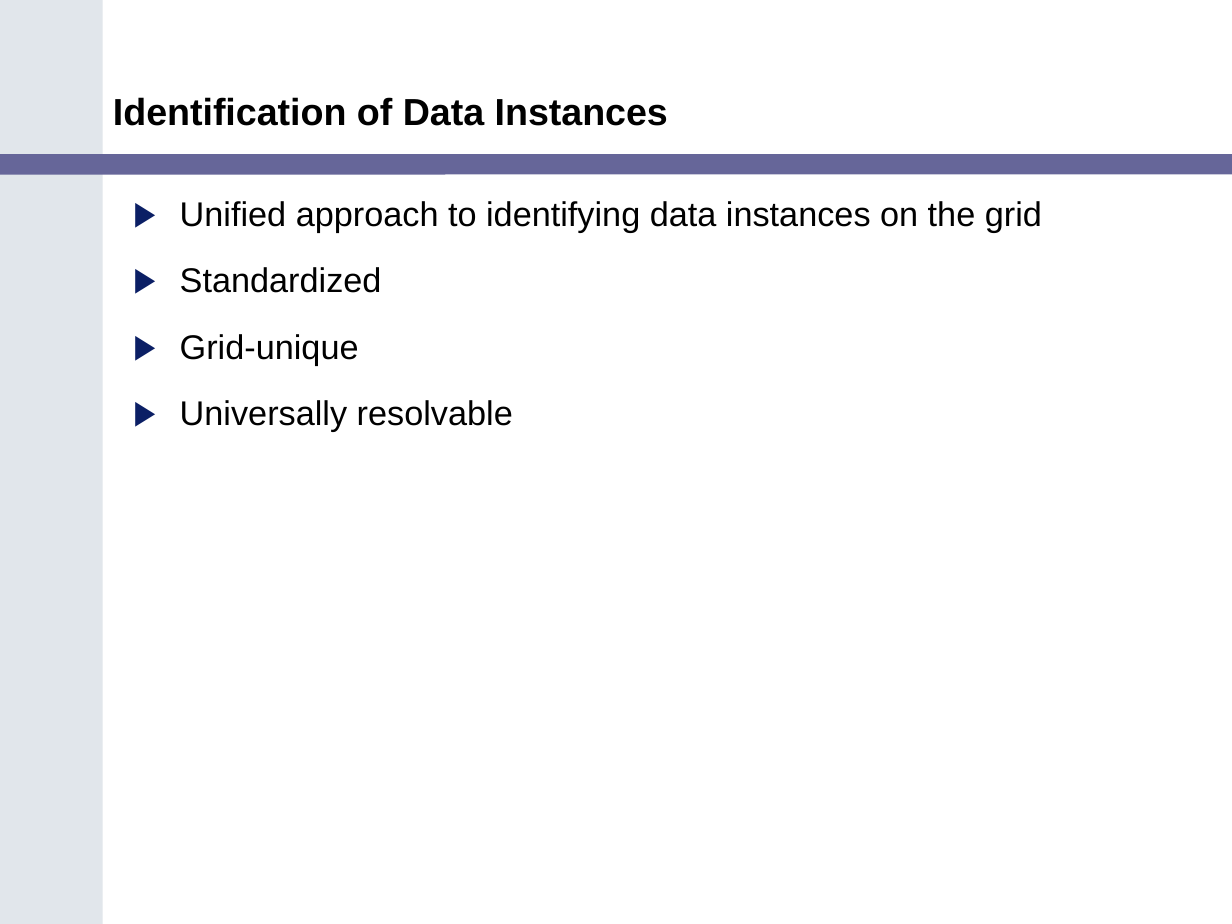
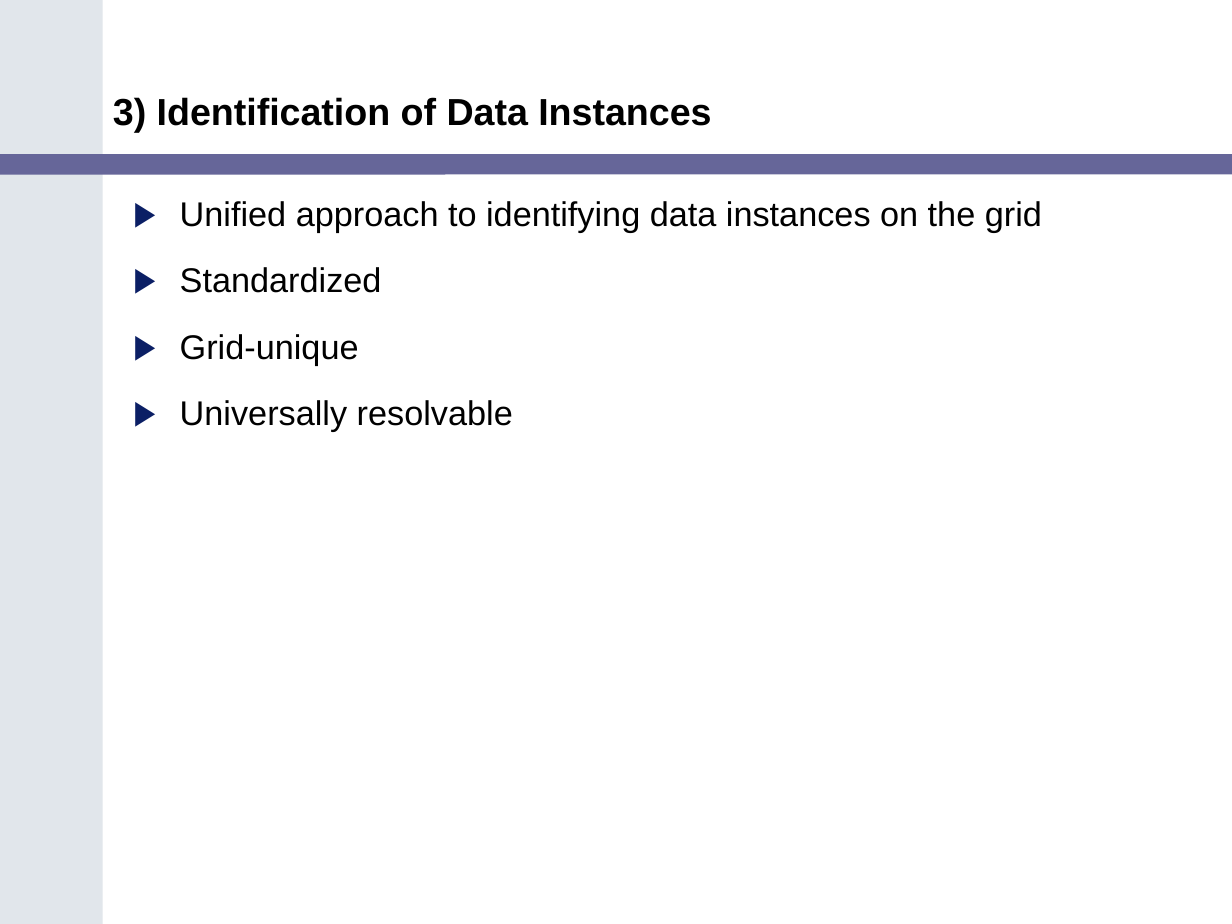
Before and after one commit to NCIP/cagrid-portal, a slide deck: slide 6 of cagrid-1-0/Documentation/presentations/200602_VCDE_ARCH/Gold_Review_Arch_VCDE_Feb1.ppt. Drawn at 1232x924 pixels with LibreOffice and Linux fonts; fonts in the diff are those of the drawing; background and template pictures are left out. Boxes give left, top, right and bottom in pixels: in the first picture for what was removed or moved away, otherwise in the second. Text is boxed around its words. In the diff, an @@ line names an element or a change of style, - is before the commit and + after.

```diff
--- a/cagrid-1-0/Documentation/presentations/200602_VCDE_ARCH/Gold_Review_Arch_VCDE_Feb1.ppt
+++ b/cagrid-1-0/Documentation/presentations/200602_VCDE_ARCH/Gold_Review_Arch_VCDE_Feb1.ppt
@@ title at [113,97,711,132]: text changed @@
-Identification of Data Instances
+3) Identification of Data Instances
```
Also in this commit, not shown: 9 other slides changed, 2 slides added, 1 slide removed.
